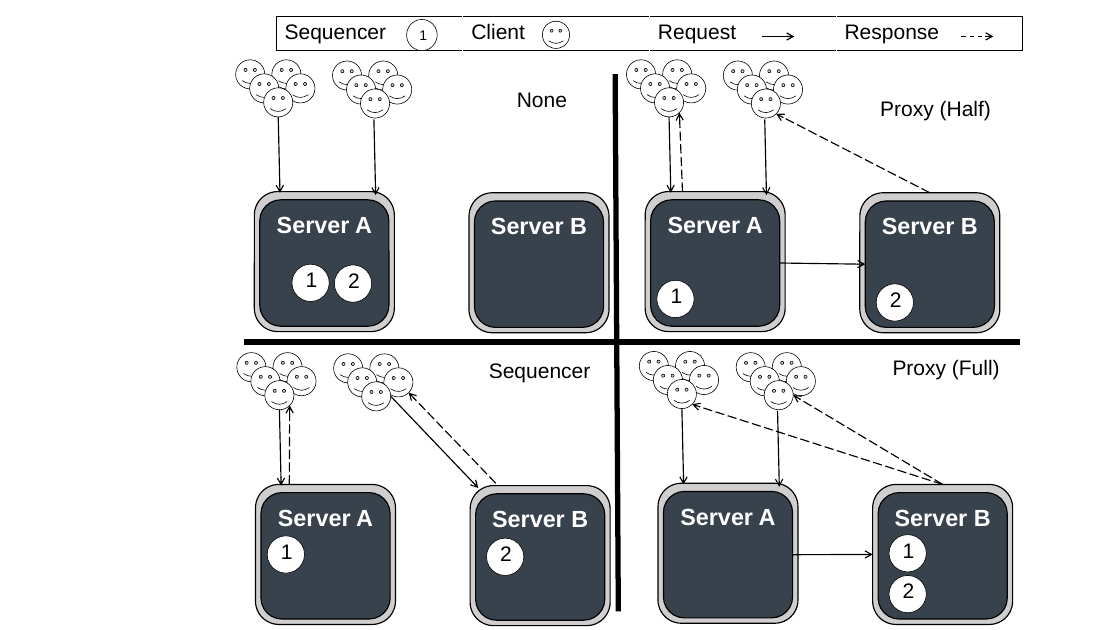
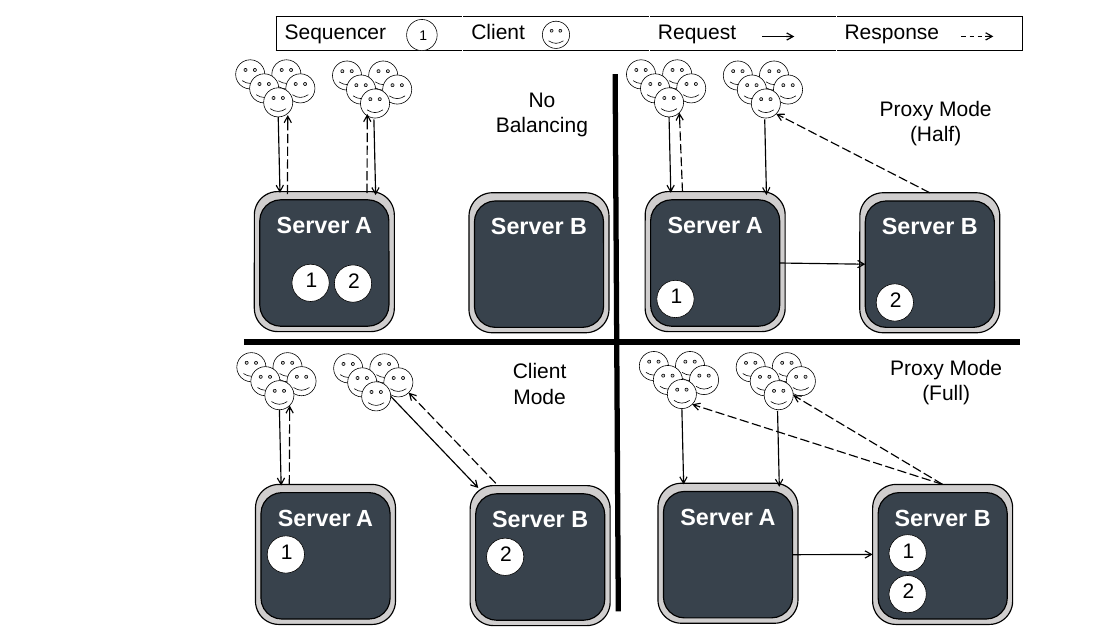
Before and after one commit to michaelsevilla/malacology-popper, a slide deck: slide 5 of paper/figures/figures.pptx. Drawn at 1120x630 pixels with LibreOffice and Linux fonts; fonts in the diff are those of the drawing. Boxes give left, top, right and bottom in pixels: in the first picture for what was removed or moved away, otherwise in the second. Text is boxed around its words. In the diff, an @@ line names an element or a change of style, - is before the commit and + after.

```diff
--- a/paper/figures/figures.pptx
+++ b/paper/figures/figures.pptx
@@ arrow added from (287, 194) to (288, 115), #000000 1 pt dashed @@
@@ arrow added from (367, 193) to (367, 114), #000000 1 pt dashed @@
@@ text at (496,92,588,136): text changed @@
-None
+No Balancing
@@ text at (880,100,992,146): text changed @@
-Proxy (Half)
+Proxy Mode
+(Half)
@@ text at (890,359,1003,405): text changed @@
-Proxy (Full)
+Proxy Mode
+(Full)
@@ text at (513,362,567,405): text changed @@
-Sequencer
+Client
+Mode
```
Also in this commit, not shown: 10 other files.
